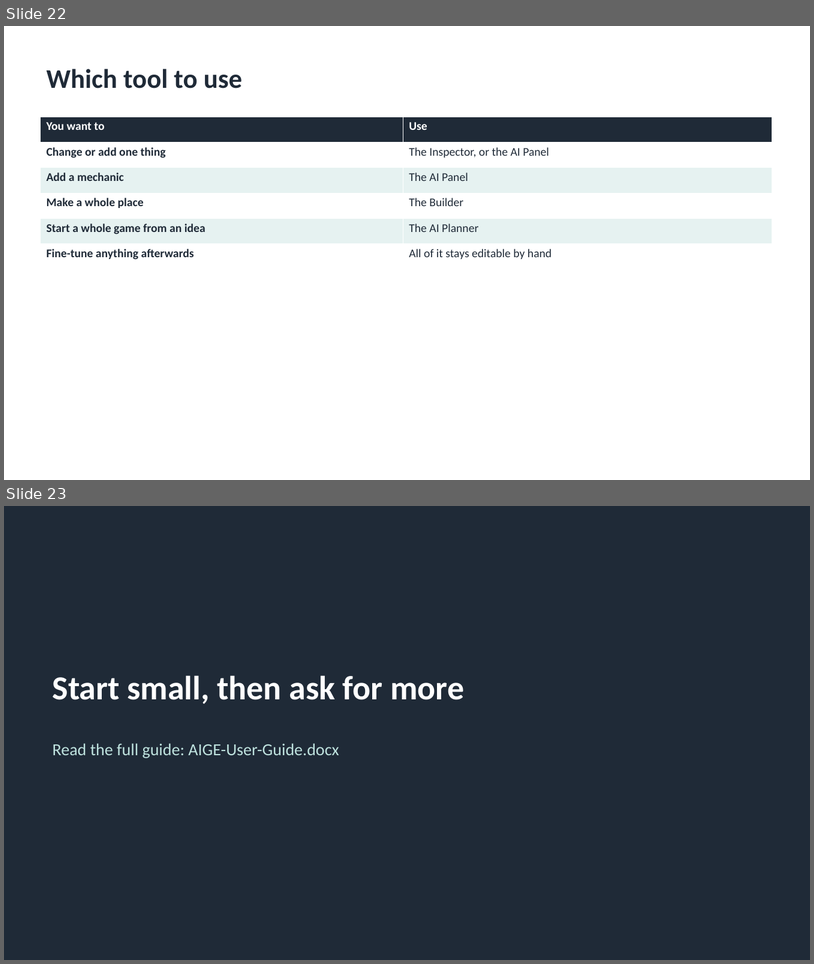
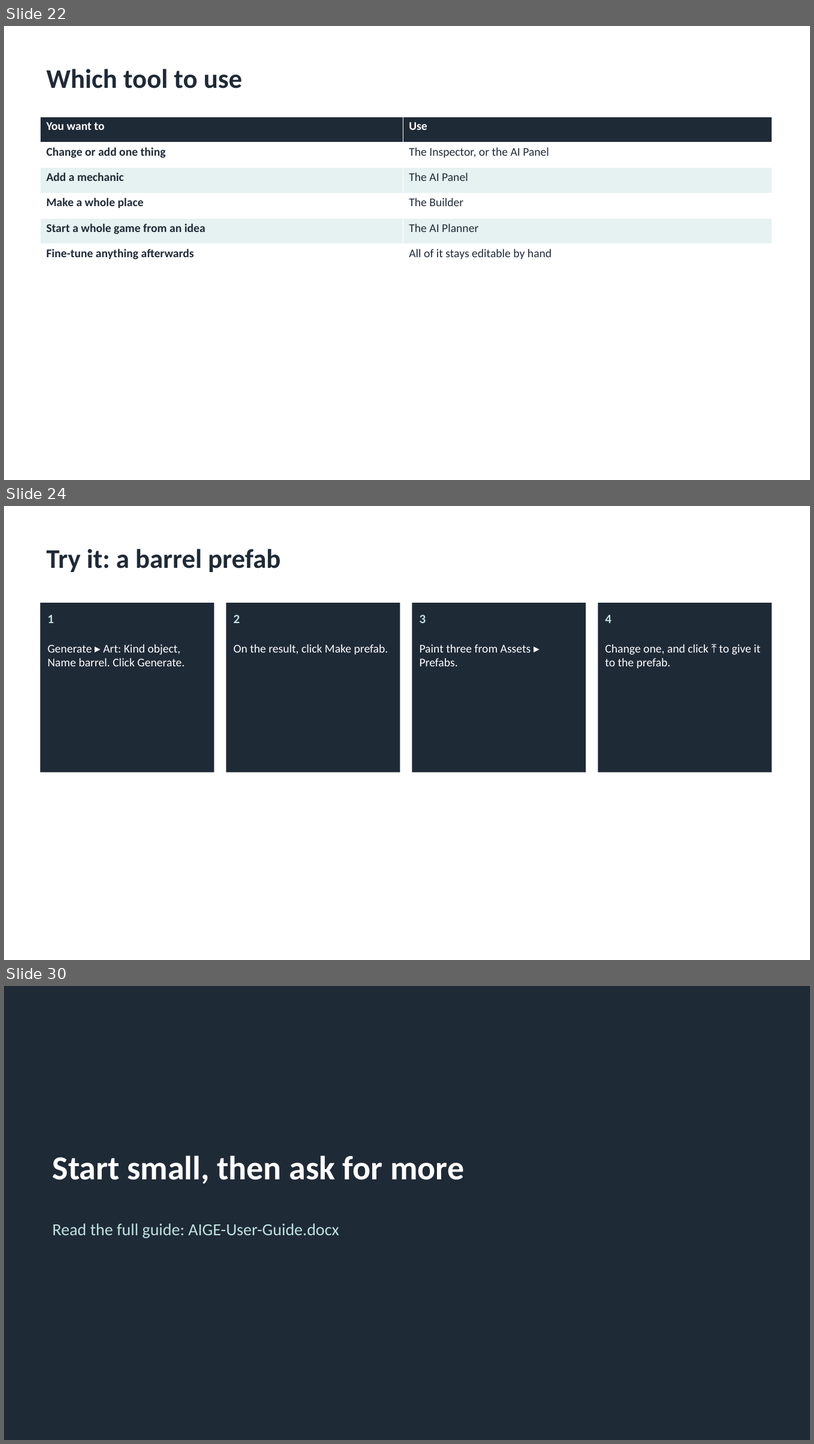
Before and after one commit to cuneyttyler/ai-gameengine-standalone, a slide deck: docs/manuals/AIGE-User-Guide.pptx. Shown one above the other, each under a label of ours: slides 22 and 23 before the commit, slides 22, 24 and 30 after it; the slides between them are not shown. The pictures are 814x964 and 814x1444 pixels, drawn with LibreOffice and Linux fonts; fonts in the diff are those of the drawing. Boxes give left, top, right and bottom in pixels: in the first picture for what was removed or moved away, otherwise in the second. Text is boxed around its words. In the diff, an @@ line names an element or a change of style, - is before the commit and + after.

```diff
--- a/docs/manuals/AIGE-User-Guide.pptx
+++ b/docs/manuals/AIGE-User-Guide.pptx
@@ slide 24 added at (4,506,810,960), background #FFFFFF @@
@@ title added at (47,549,281,572), 32 pt, text #1F2A37, bold @@
+Try it: a barrel prefab
@@ rectangle added at (40,603,215,772), fill #1F2A37 @@
@@ rectangle added at (226,603,400,772), fill #1F2A37 @@
@@ rectangle added at (413,603,587,772), fill #1F2A37 @@
@@ rectangle added at (598,603,772,772), fill #1F2A37 @@
@@ text added at (48,615,54,623), 15 pt, text #BFE3DF, bold @@
+1
@@ text added at (234,615,240,623), 15 pt, text #BFE3DF, bold @@
+2
@@ text added at (420,615,426,623), 15 pt, text #BFE3DF, bold @@
+3
@@ text added at (605,615,612,623), 15 pt, text #BFE3DF, bold @@
+4
@@ text added at (48,644,185,666), 14 pt, text #FFFFFF @@
+Generate ▸ Art: Kind object, Name barrel. Click Generate.
@@ text added at (234,644,389,654), 14 pt, text #FFFFFF @@
+On the result, click Make prefab.
@@ text added at (420,644,531,666), 14 pt, text #FFFFFF @@
+Paint three from Assets ▸ Prefabs.
@@ text added at (605,644,761,668), 14 pt, text #FFFFFF @@
+Change one, and click ⤒ to give it to the prefab.
@@ what was slide 23 is now slide 30 @@
```
Also in this commit, not shown: 6 other slides added, 5 other files.
